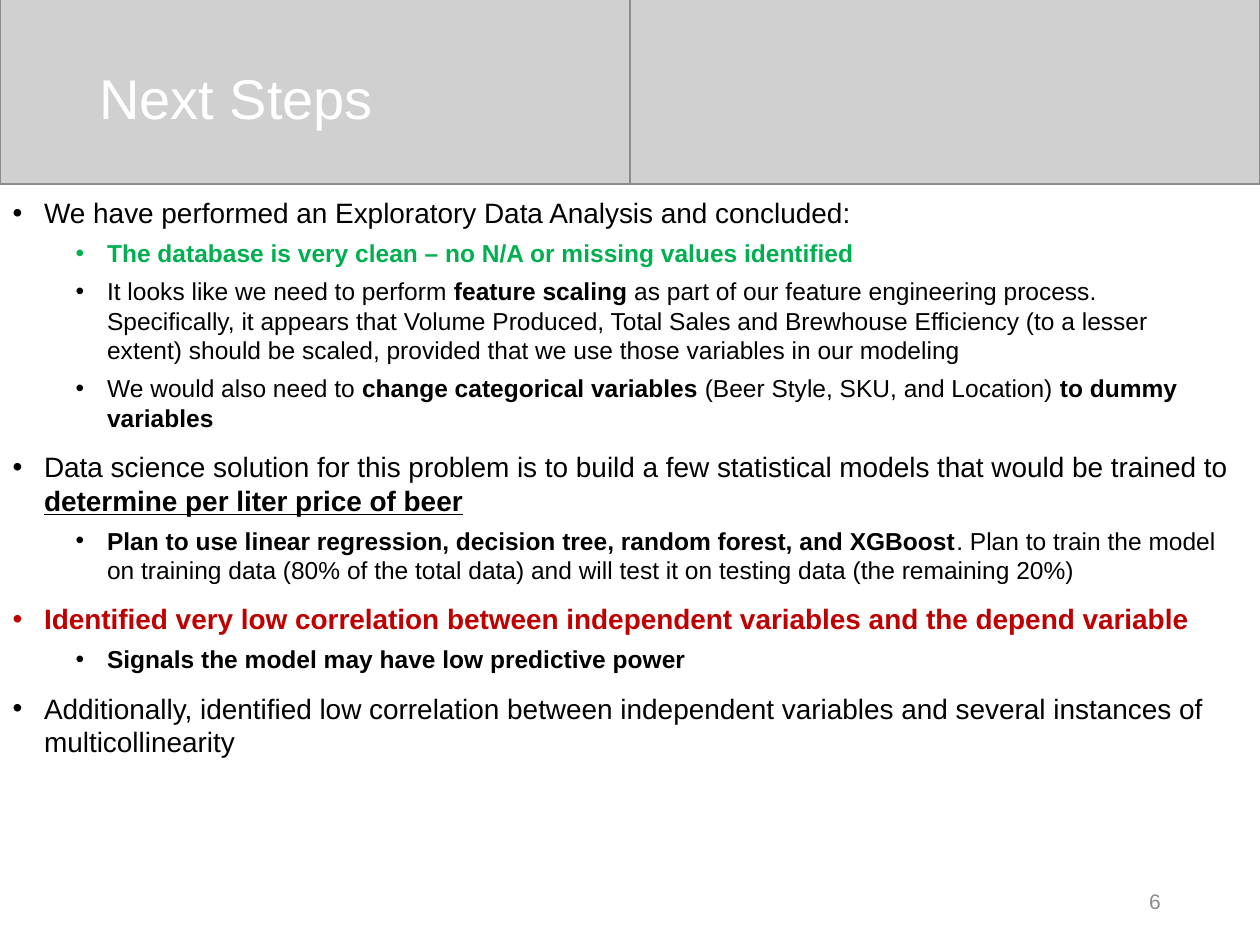
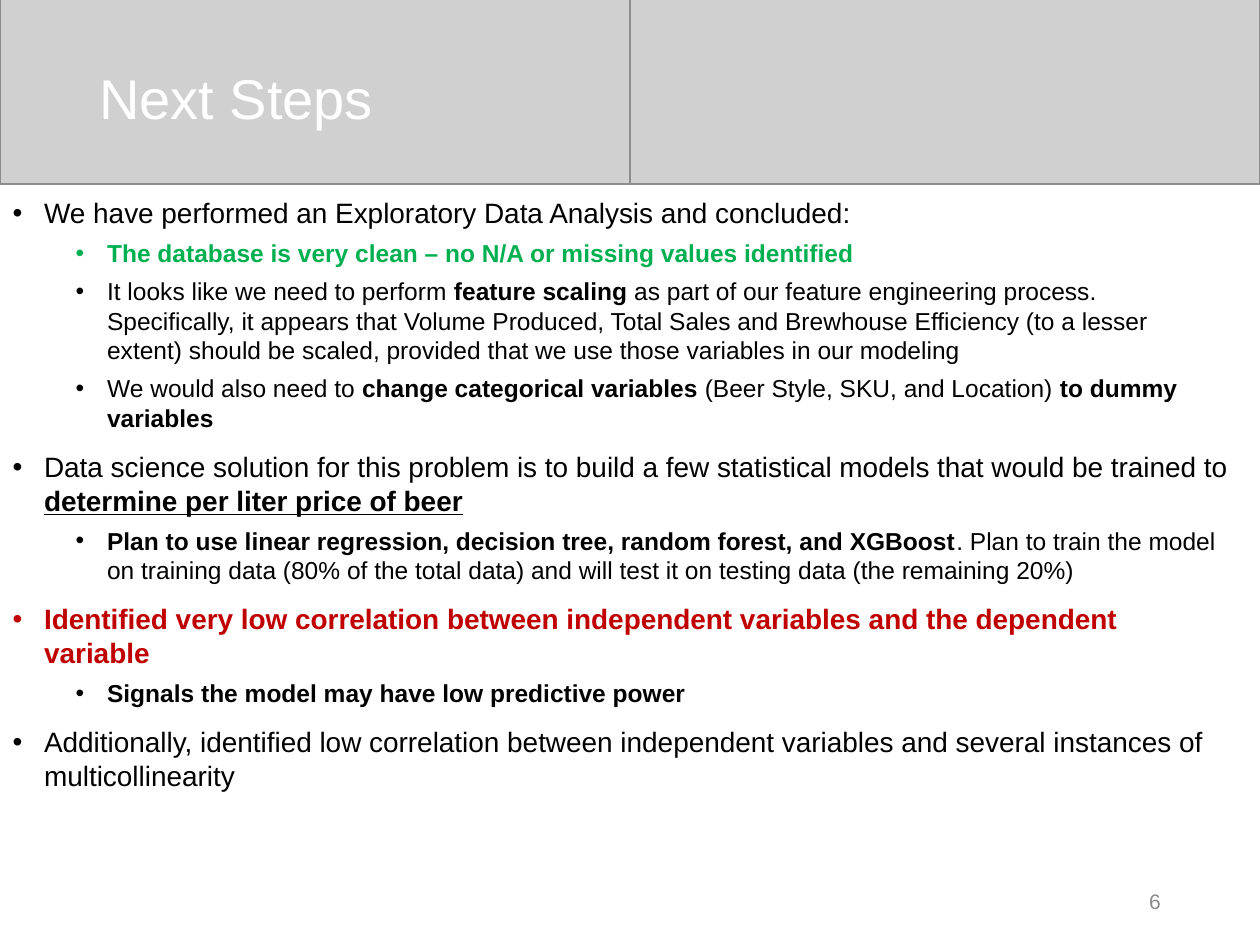
Before and after one commit to nsysoeva/breweries_analysis, a slide deck: slide 6 of Craft_Breweries_Analysis.pptx. Drawn at 1260x945 pixels with LibreOffice and Linux fonts; fonts in the diff are those of the drawing; grey boxes stand for pictures. Boxes give left, top, right and bottom in pixels: in the first picture for what was removed or moved away, otherwise in the second. Text is boxed around its words. In the diff, an @@ line names an element or a change of style, - is before the commit and + after.

Commit message:
adding the ppt

```diff
--- a/Craft_Breweries_Analysis.pptx
+++ b/Craft_Breweries_Analysis.pptx
@@ text at (x1=44, y1=608, x2=1117, y2=664): text changed @@
-  • Identified very low correlation between independent variables and the depend variable
+  • Identified very low correlation between independent variables and the dependent variable
```
